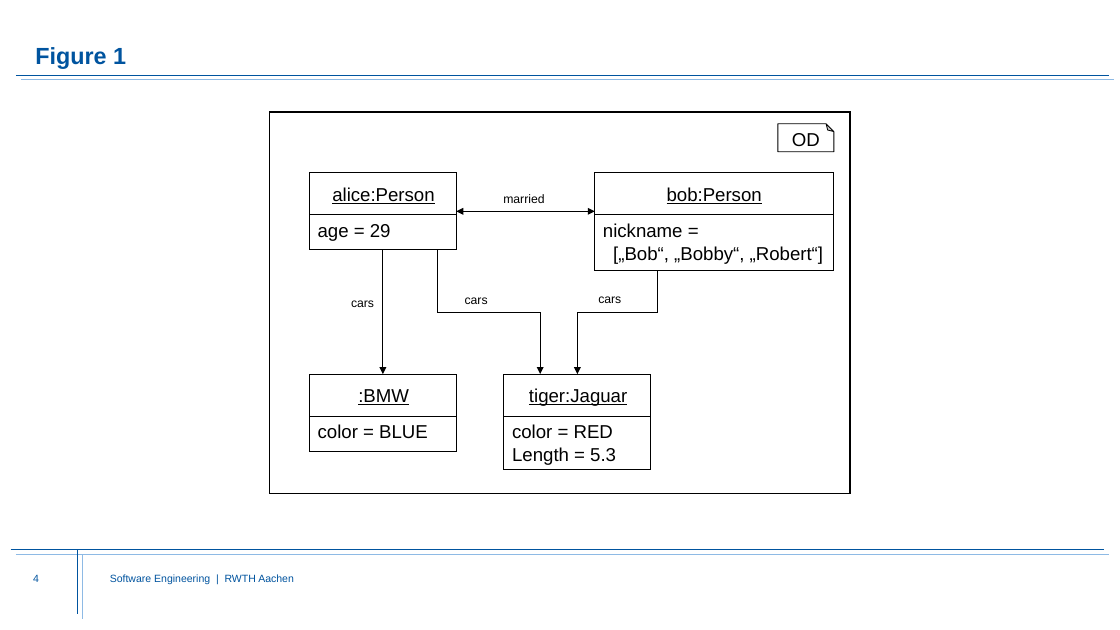
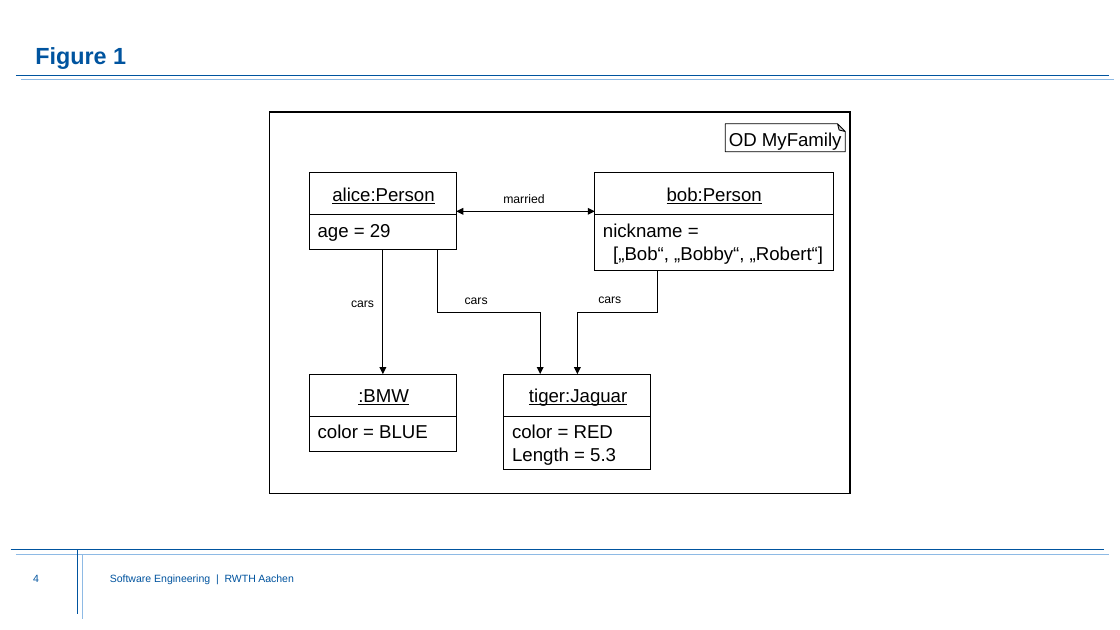
Before and after one commit to MontiCore/object-diagram, a slide deck: slide 4 of doc/pics/od.pics.pptx. Drawn at 1120x630 pixels with LibreOffice and Linux fonts; fonts in the diff are those of the drawing; background and template pictures are left out. Boxes give left, top, right and bottom in pixels: in the first picture for what was removed or moved away, otherwise in the second. Text is boxed around its words. In the diff, an @@ line names an element or a change of style, - is before the commit and + after.

```diff
--- a/doc/pics/od.pics.pptx
+++ b/doc/pics/od.pics.pptx
@@ folded corner "OD MyFamily" resized from (x1=778, y1=124, x2=834, y2=151) to (x1=725, y1=124, x2=845, y2=151) @@
@@ text in folded corner at (x1=729, y1=132, x2=842, y2=150): text changed @@
-OD
+OD MyFamily
```
Also in this commit, not shown: 2 slides added, 3 other files.
